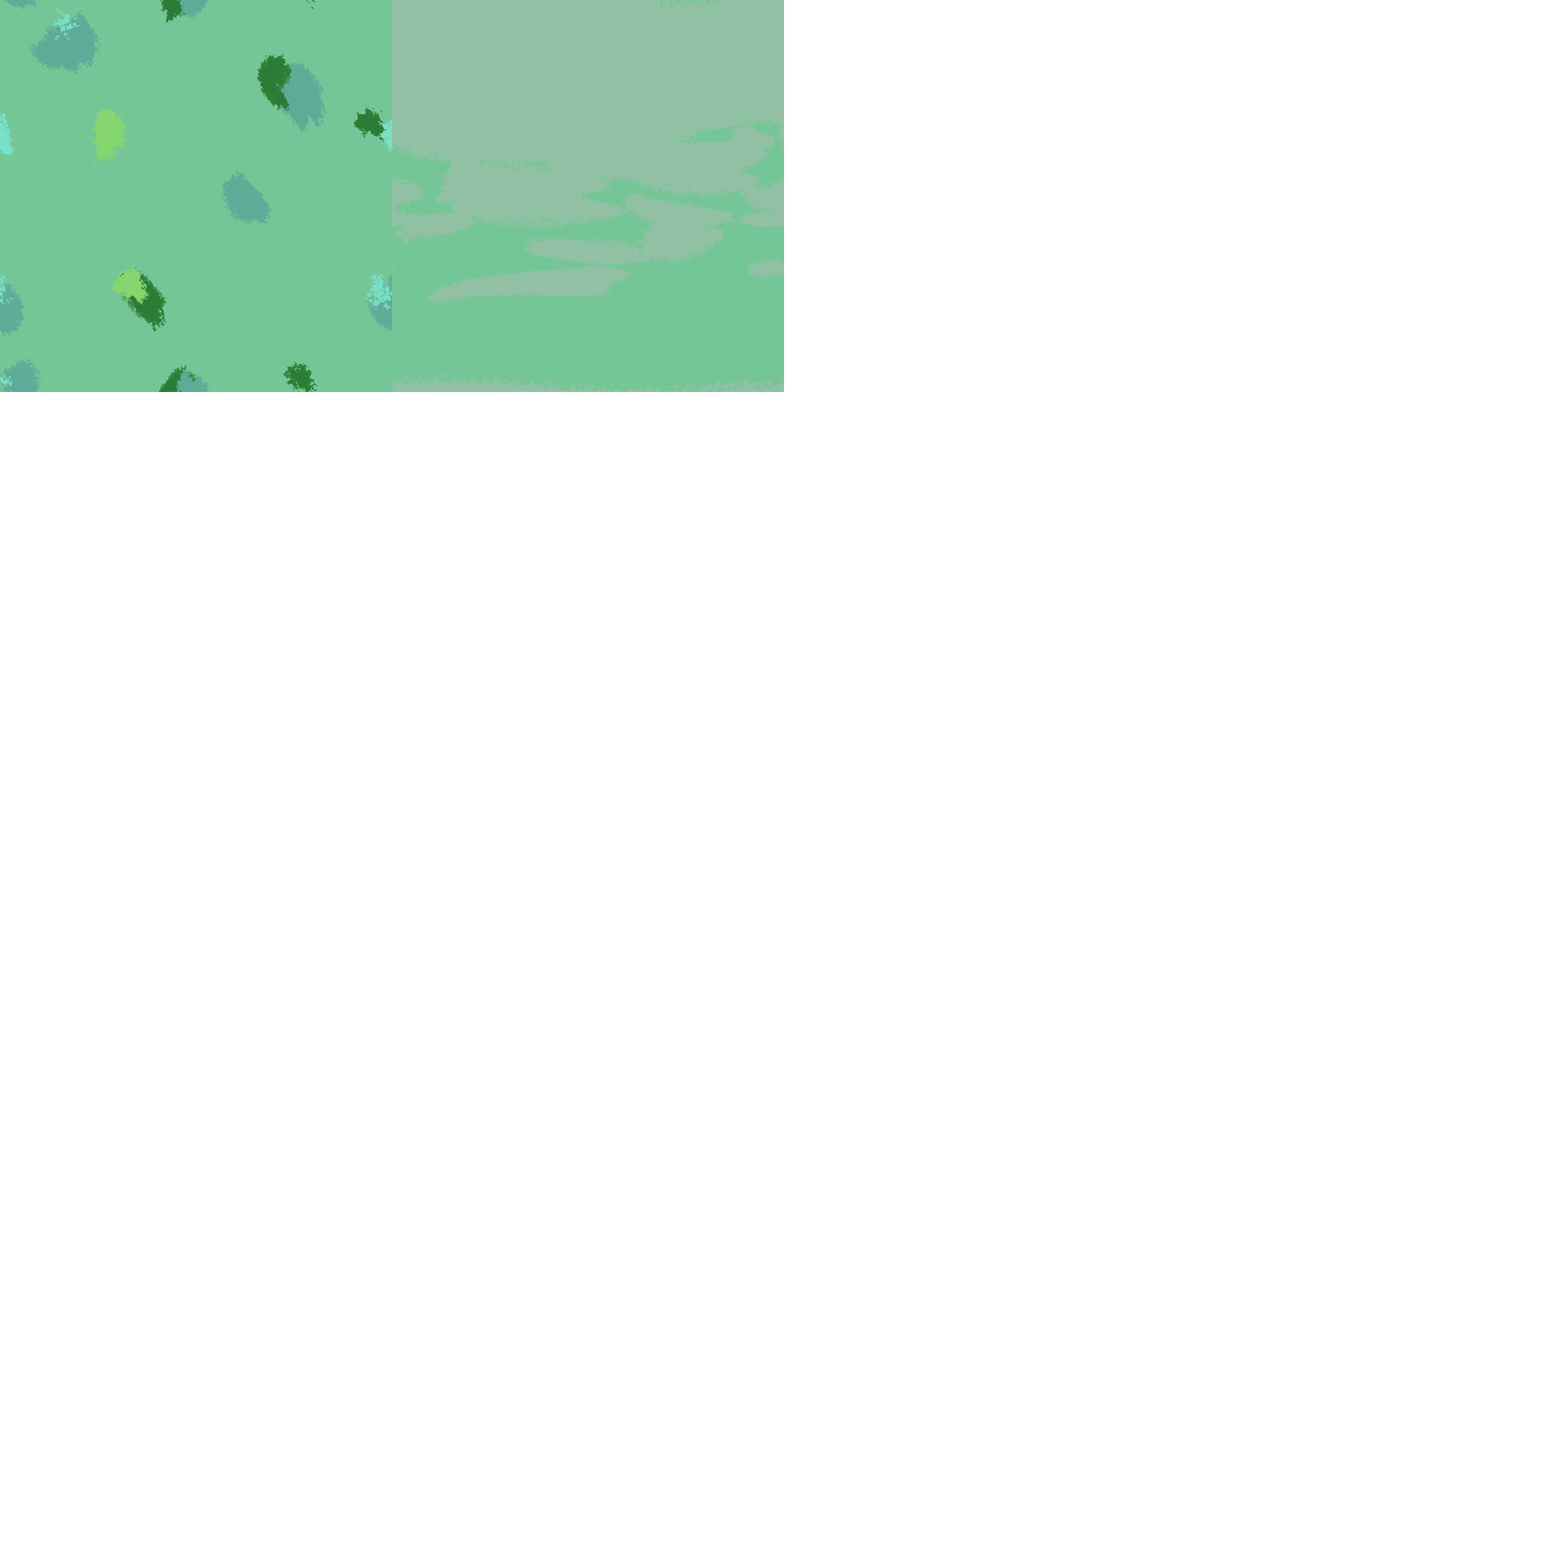
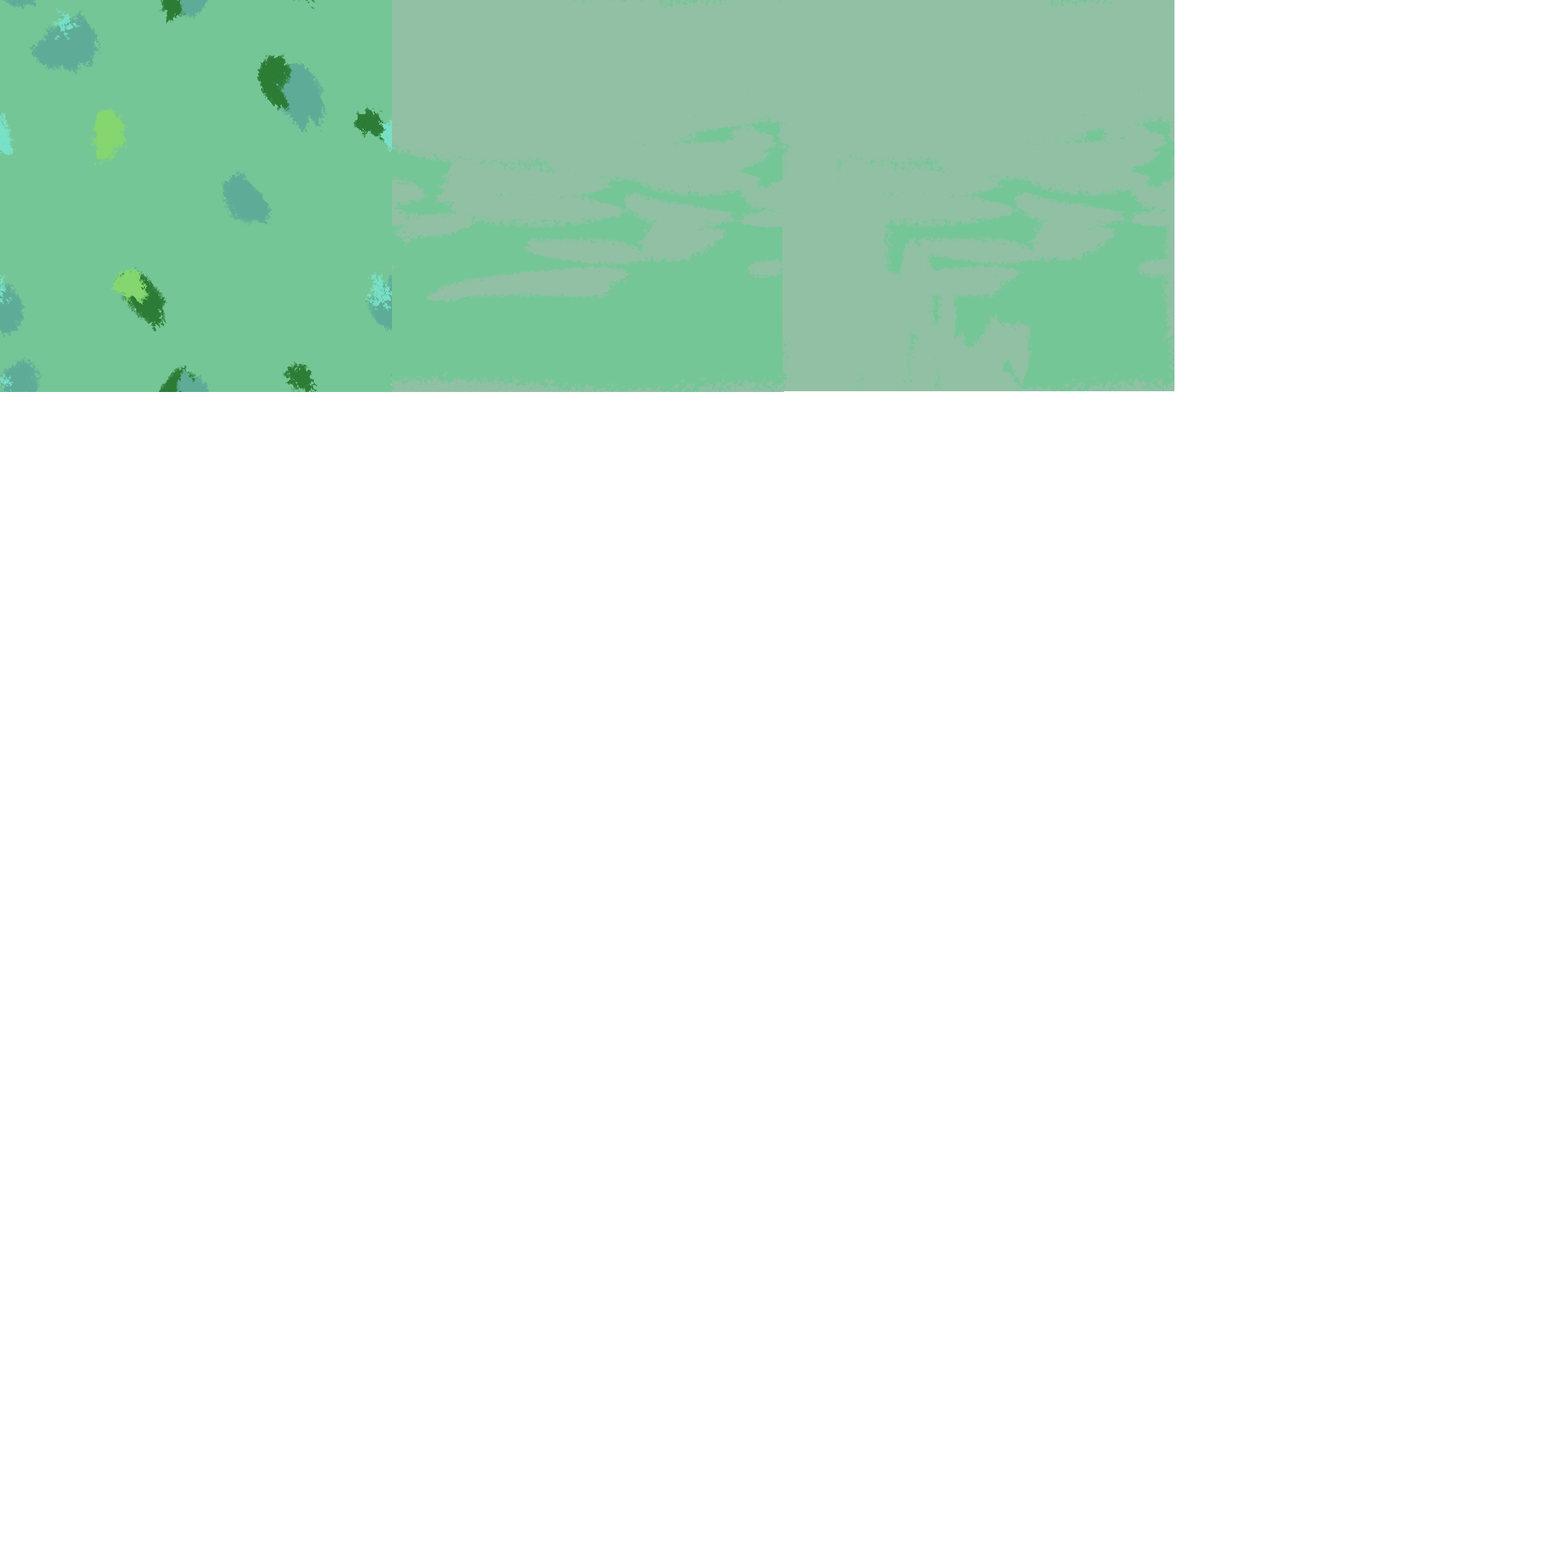
Layers edited between the first and the second 1568x1568 image:
added layer "Land_Top_Corner" above "Land_Top_Edge" over [782, 0, 1175, 392]